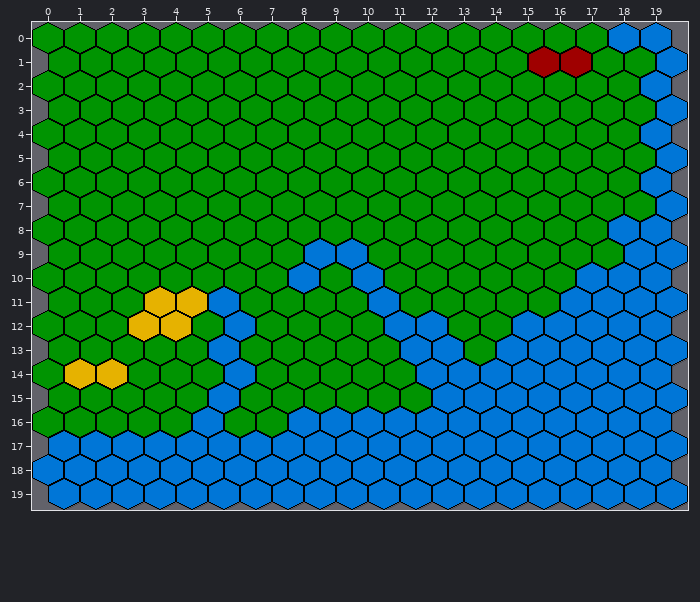
Level history. Tiled map: core/assets/World/g3_2.tmx. This is how it looked before the edit.
Cells are 32x32 px. Hexagonal. Every second row is shifted by half a cell. Shown: x 0..19, y 0..19.
And afterwards:
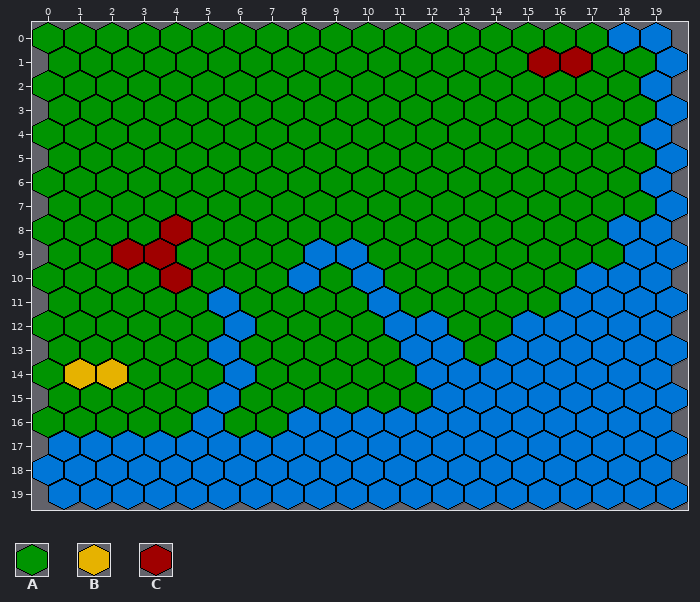
Key: from "spritesheet": A 0, B 2, C 3.
_ is an empty cell.
Edits made:
Layer "map":
y 8: x 4 A -> C
y 9: x 2..3 AA -> CC
y 10: x 4 A -> C
y 11..12: x 3..4 BB -> AA
Where, in picture pixels (left, top, right, bottom), the same in both pictures:
changed: (113, 215, 207, 341)
